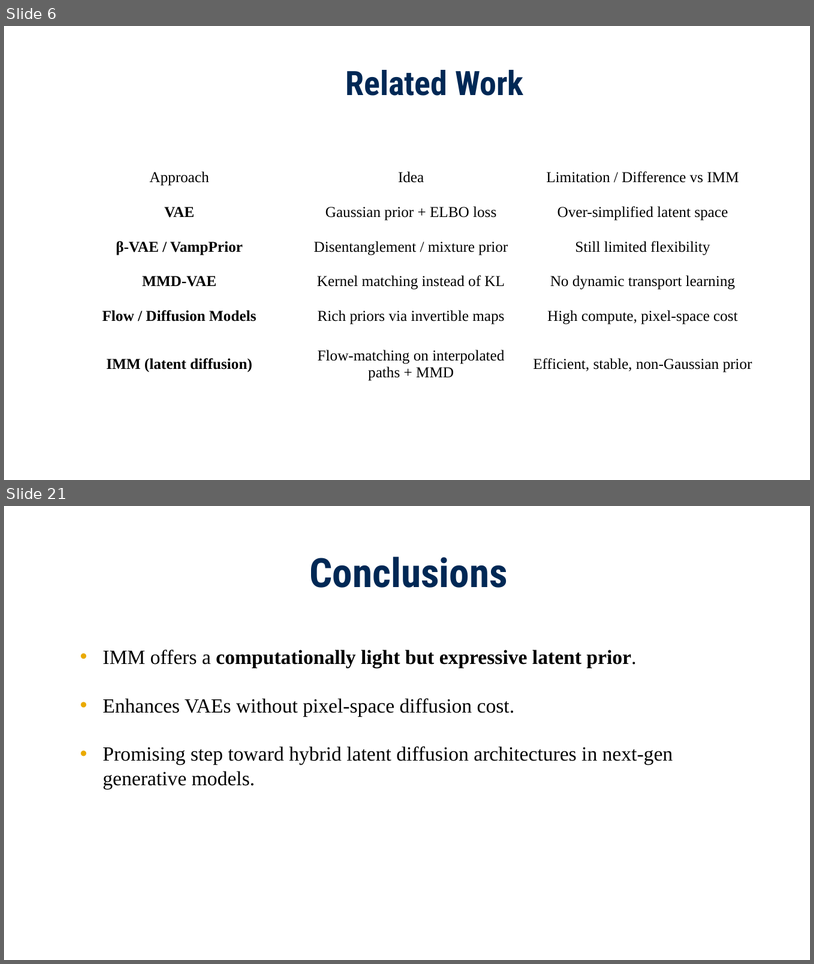
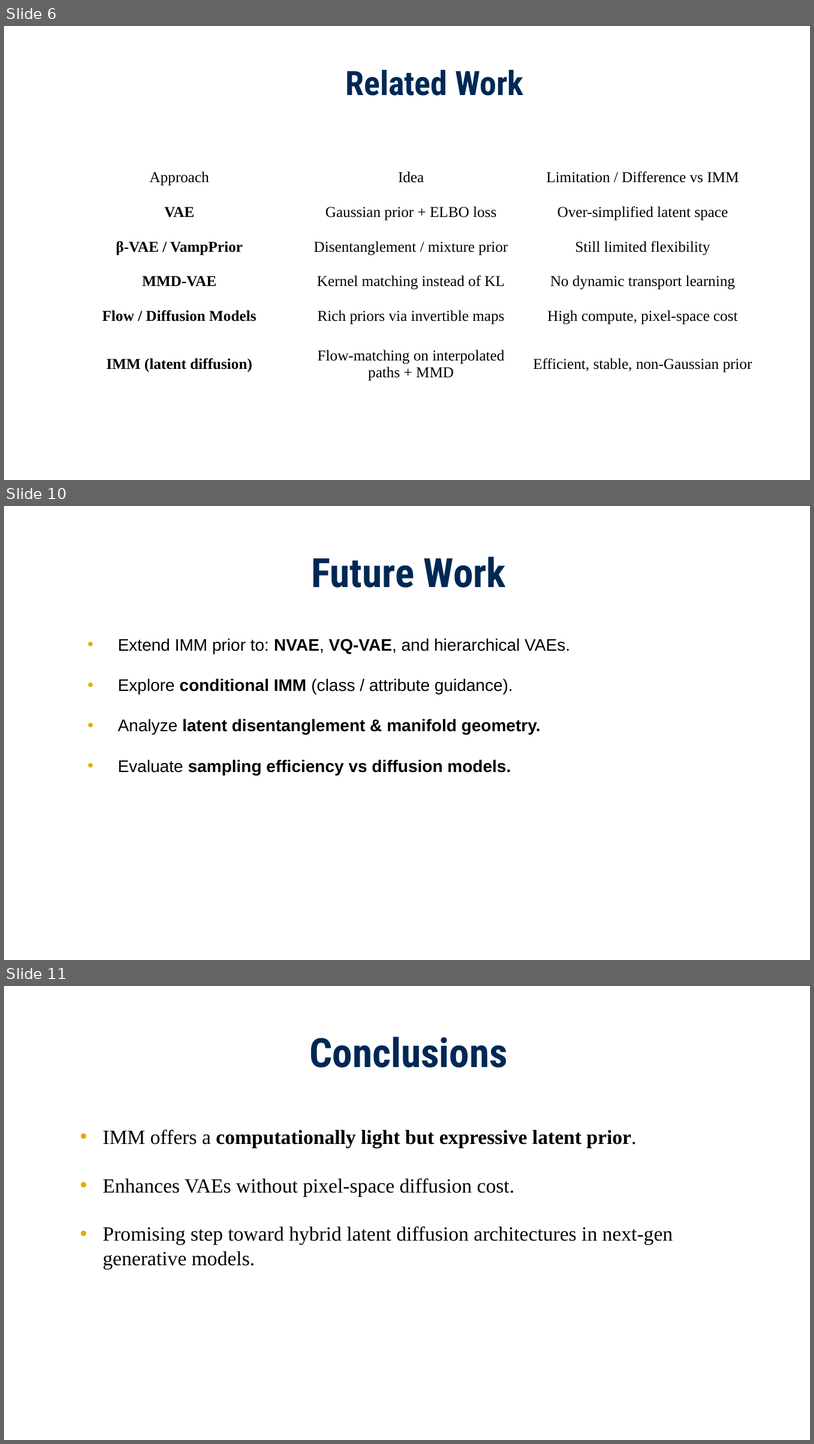
Before and after one commit to imranrimon/imm_vae, a slide deck: IMM_Midterm.pptx. Shown one above the other, each under a label of ours: slides 6 and 21 before the commit, slides 6, 10 and 11 after it; the slides between them are not shown. The pictures are 814x964 and 814x1444 pixels, drawn with LibreOffice and Linux fonts; fonts in the diff are those of the drawing; background and template pictures are left out. Boxes give left, top, right and bottom in pixels: in the first picture for what was removed or moved away, otherwise in the second. Text is boxed around its words. In the diff, an @@ line names an element or a change of style, - is before the commit and + after.

```diff
--- a/IMM_Midterm.pptx
+++ b/IMM_Midterm.pptx
@@ slide 10 added at <box>4,506,810,960</box>, background picture (left out) @@
@@ text added at <box>311,556,506,588</box>, 48 pt, text #002855, bold @@
+Future Work
@@ text added at <box>118,638,570,775</box>, 20 pt, text #000000, bold @@
+• Extend IMM prior to: NVAE, VQ-VAE, and hierarchical VAEs.
+• Explore conditional IMM (class / attribute guidance).
+• Analyze latent disentanglement & manifold geometry.
+• Evaluate sampling efficiency vs diffusion models.
@@ what was slide 21 is now slide 11 @@
```
Also in this commit, not shown: 4 slides changed, 2 other slides added, 13 slides removed, 1 other file.
